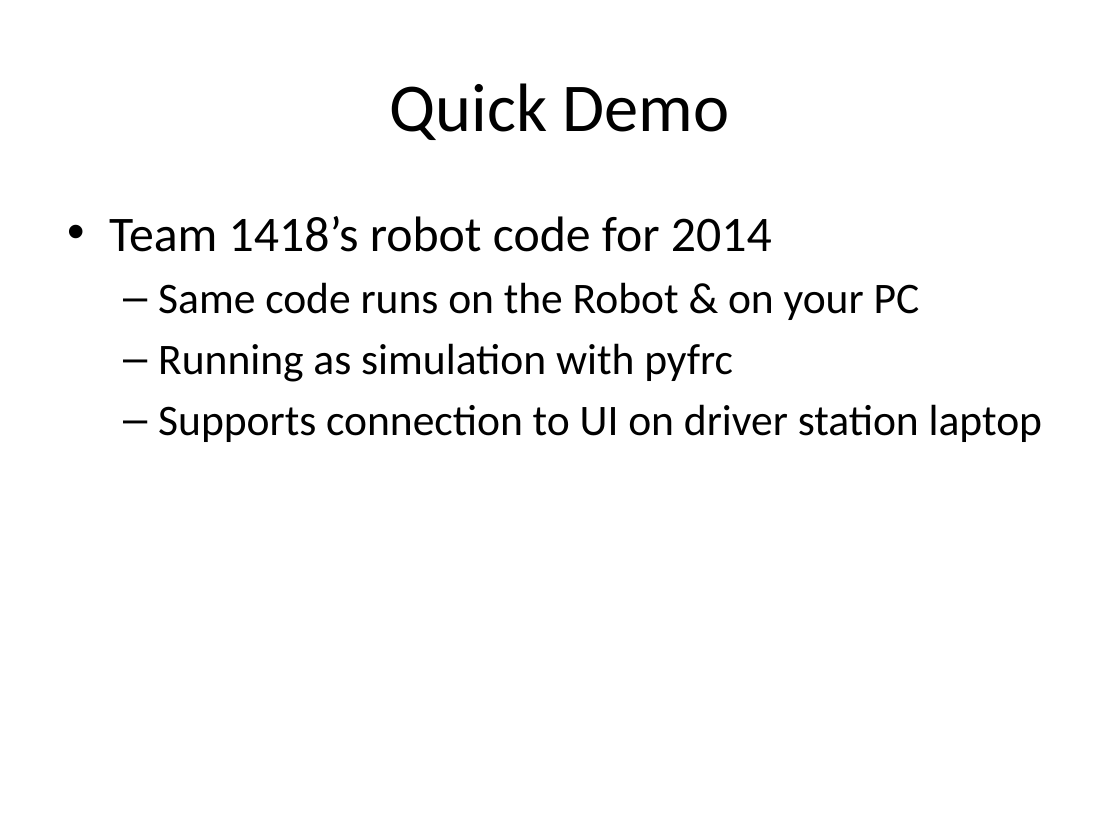
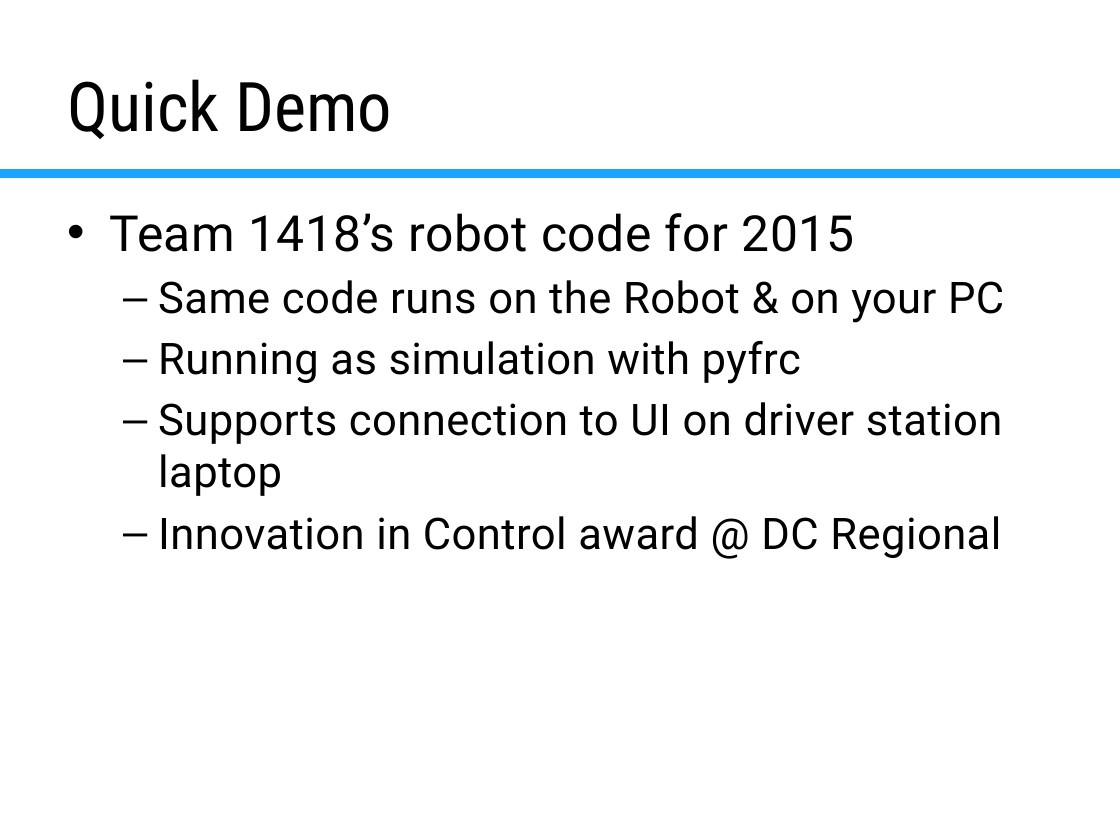
Before and after one commit to virtuald/frc-robotpy-workshop, a slide deck: slide 11 of pyfrc.pptx (slide 10 before the commit). Drawn at 1120x840 pixels with LibreOffice and Linux fonts; fonts in the diff are those of the drawing; background and template pictures are left out. Boxes give left, top, right and bottom in pixels: in the first picture for what was removed or moved away, otherwise in the second. Text is boxed around its words. In the diff, an @@ line names an element or a change of style, - is before the commit and + after.

```diff
--- a/pyfrc.pptx
+++ b/pyfrc.pptx
@@ title "Quick Demo" at [67, 79, 392, 139]: font Calibri to Roboto Condensed; alignment centre to left @@
@@ line added from (0, 174) to (1120, 174), #FFFFFF 6 pt @@
@@ text at [109, 213, 855, 252]: text changed; font Calibri to Roboto @@
-• Team 1418’s robot code for 2014
+• Team 1418’s robot code for 2015
@@ text at [158, 280, 1004, 496]: font Calibri to Roboto, letter spacing 0 to 0.3 pt in "Same code runs on the Robot & ...", "Running as simulation with pyfrc", "Supports connection to UI on driver station ..." @@
@@ text at [158, 516, 1001, 558]: paragraph added @@
+  – Innovation in Control award @ DC Regional
```
Also in this commit, not shown: 33 other slides changed, 9 slides added, 4 slides removed, 2 other files.
